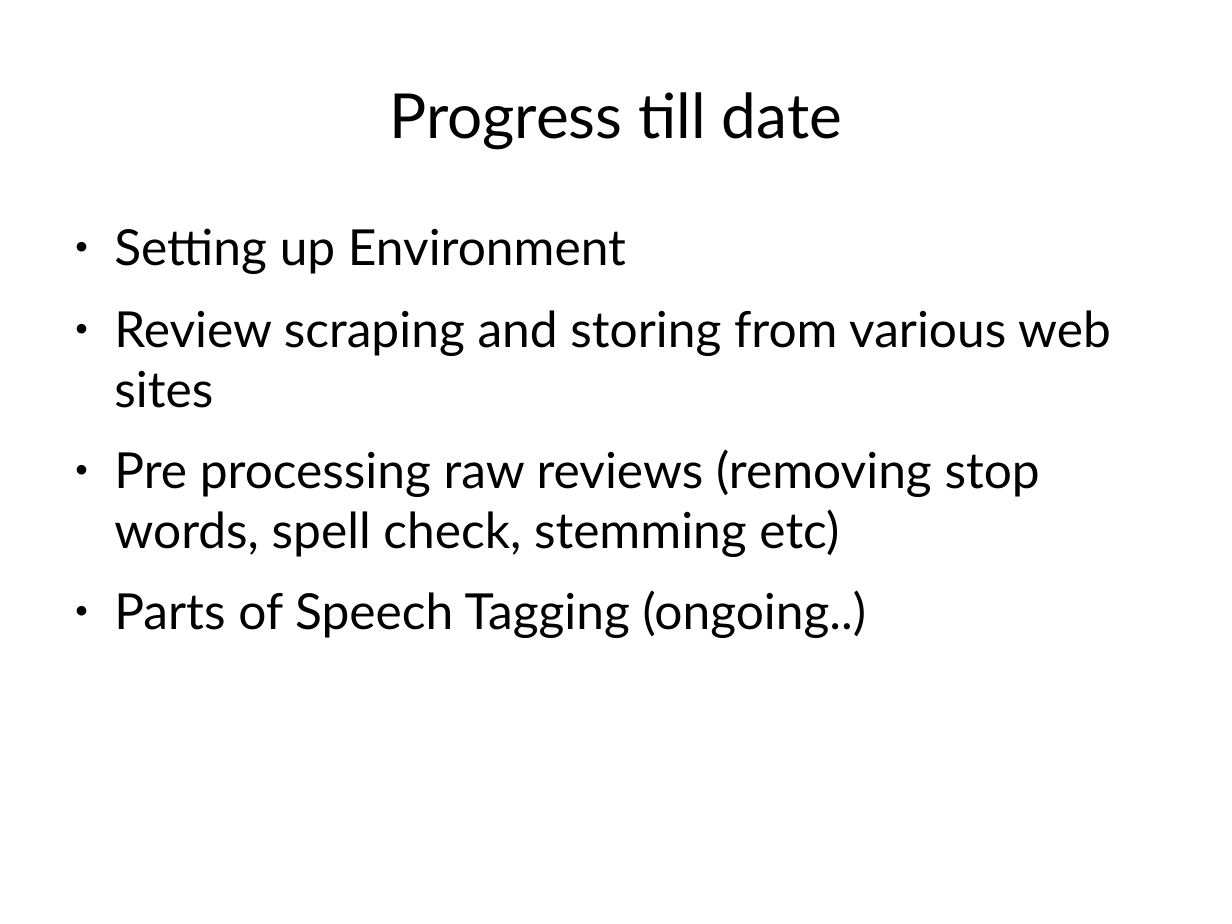
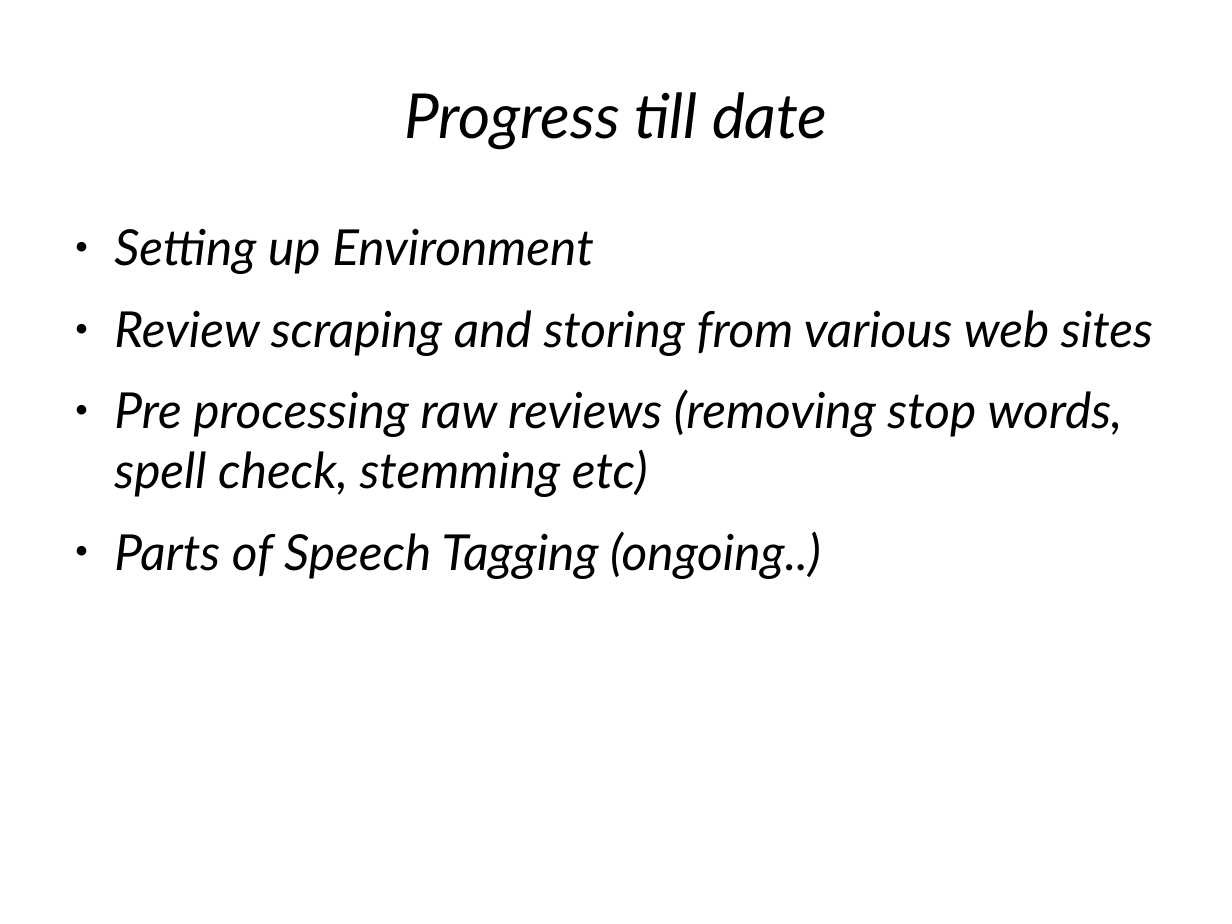
Before and after one commit to pranithkumar/Aspect-Based-Sentiment-Analysis, a slide deck: slide 8 of Aspect based Senti analysis/documentation/project review 1/proj_review.odp. Drawn at 1232x924 pixels with LibreOffice and Linux fonts; fonts in the diff are those of the drawing. Boxes give left, top, right and bottom in pixels: in the first picture for what was removed or moved away, otherwise in the second. Text is boxed around its words. In the diff, an @@ line names an element or a change of style, - is before the commit and + after.

```diff
--- a/Aspect based Senti analysis/documentation/project review 1/proj_review.odp
+++ b/Aspect based Senti analysis/documentation/project review 1/proj_review.odp
@@ title "Progress till date" at box(404, 92, 827, 150): italic on @@
@@ text "Setting up Environment" at box(114, 228, 1153, 579): italic on @@
```
Also in this commit, not shown: 8 other slides changed, 1 slide added, 2 slides removed, 16 other files.
